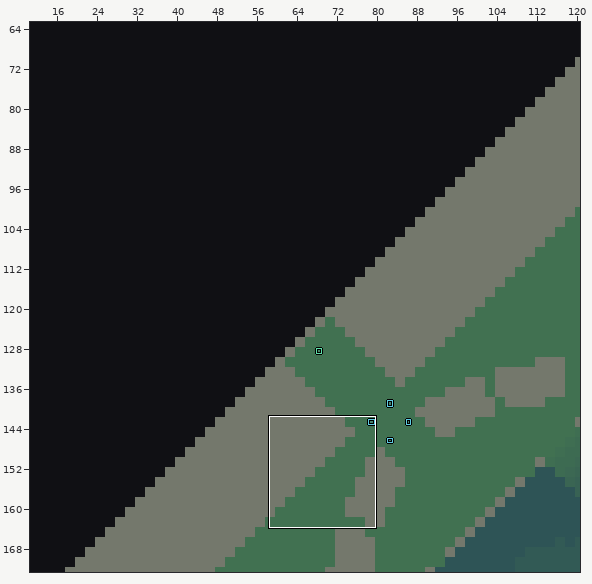
LDtk project -- game/content/maps/world.ldtk. The picture above shows the old version from afar; the outline marks the close-up.
Close-up. Before the commit:
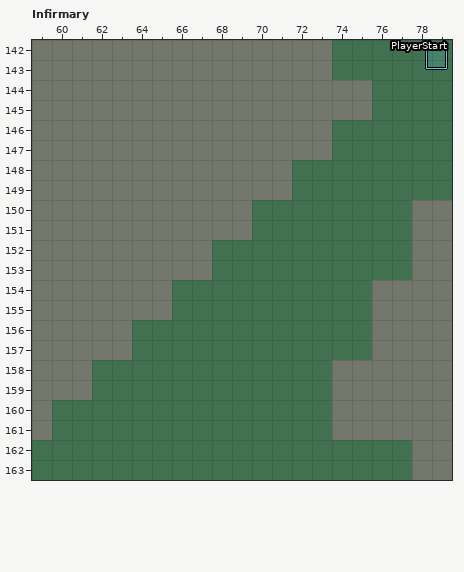
Cells are 10x10 px. Shown: Infirmary x 59..79, y 142..163. The commit also changed other parts of the map, which this record leaves out. The old version is drawn lined up with the new one.
And afterwards:
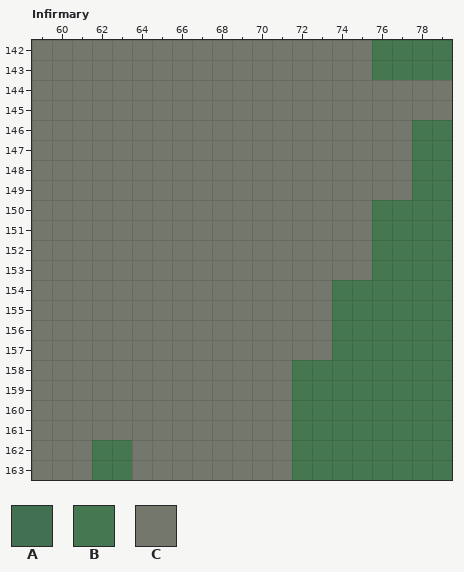
Key: from "Height": A 18 "t18", B 20 "t20"; from "Terrain": C 1 "rock".
_ is an empty cell, # one hidden under a higher layer.
Objects are placed by their top-left corner, in cells (3,4 is the top-left corner of cell 3,4); size is 1x1 cell unless given.
Difference:
map size 262x262 -> 284x286 cells (old content now starts at 0,24; both pictures use the new coordinates)
Layer "Height":
y 142: x 74..79 AAAAAA -> ##BBBB
y 143: x 74..75 AA -> ##; x 78..79 AA -> BB
y 144..145: x 76..79 AAAA -> ####
y 146..147: x 74..77 AAAA -> ####
y 148..149: x 72..77 AAAAAA -> ######
y 150..151: x 70..75 AAAAAA -> ######; x 78..79 ## -> BB
y 152..153: x 68..75 AAAAAAAA -> ########; x 78..79 ## -> BB
y 154..155: x 66..73 AAAAAAAA -> ########; x 76..79 #### -> BBBB
y 156..157: x 64..73 AAAAAAAAAA -> ##########; x 76..79 #### -> BBBB
y 158..159: x 62..71 AAAAAAAAAA -> ##########; x 74..79 ###### -> BBBBBB
y 160..161: x 60..71 AAAAAAAAAAAA -> ############; x 74..79 ###### -> BBBBBB
y 162..163: x 59..61 AAA -> ###; x 64..71 AAAAAAAA -> ########; x 78..79 ## -> BB
Layer "Terrain":
y 142..143: x 74..75 __ -> CC
y 144..145: x 76..79 ____ -> CCCC
y 146..147: x 74..77 ____ -> CCCC
y 148..149: x 72..77 ______ -> CCCCCC
y 150..151: x 70..75 ______ -> CCCCCC; x 78..79 CC -> __
y 152..153: x 68..75 ________ -> CCCCCCCC; x 78..79 CC -> __
y 154..155: x 66..73 ________ -> CCCCCCCC; x 76..79 CCCC -> ____
y 156..157: x 64..73 __________ -> CCCCCCCCCC; x 76..79 CCCC -> ____
y 158..159: x 62..71 __________ -> CCCCCCCCCC; x 74..79 CCCCCC -> ______
y 160..161: x 60..71 ____________ -> CCCCCCCCCCCC; x 74..79 CCCCCC -> ______
y 162..163: x 59..61 ___ -> CCC; x 64..71 ________ -> CCCCCCCC; x 78..79 CC -> __
Layer "Entities":
changed: "PlayerStart" rectangle at 78.7,142.4 -> outside this view
